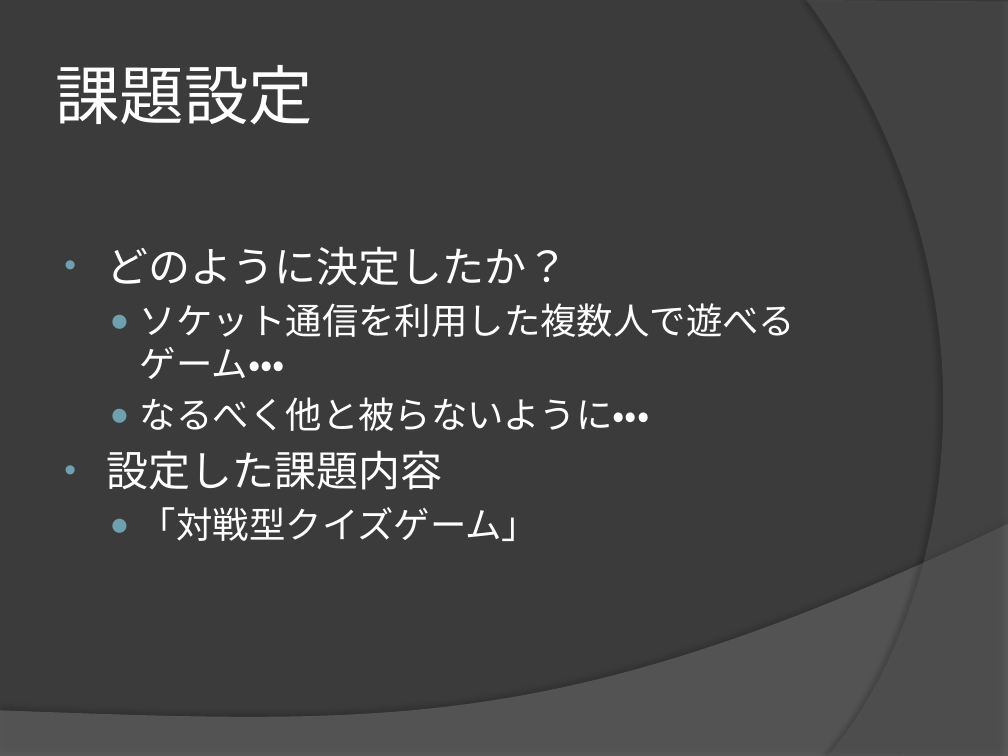
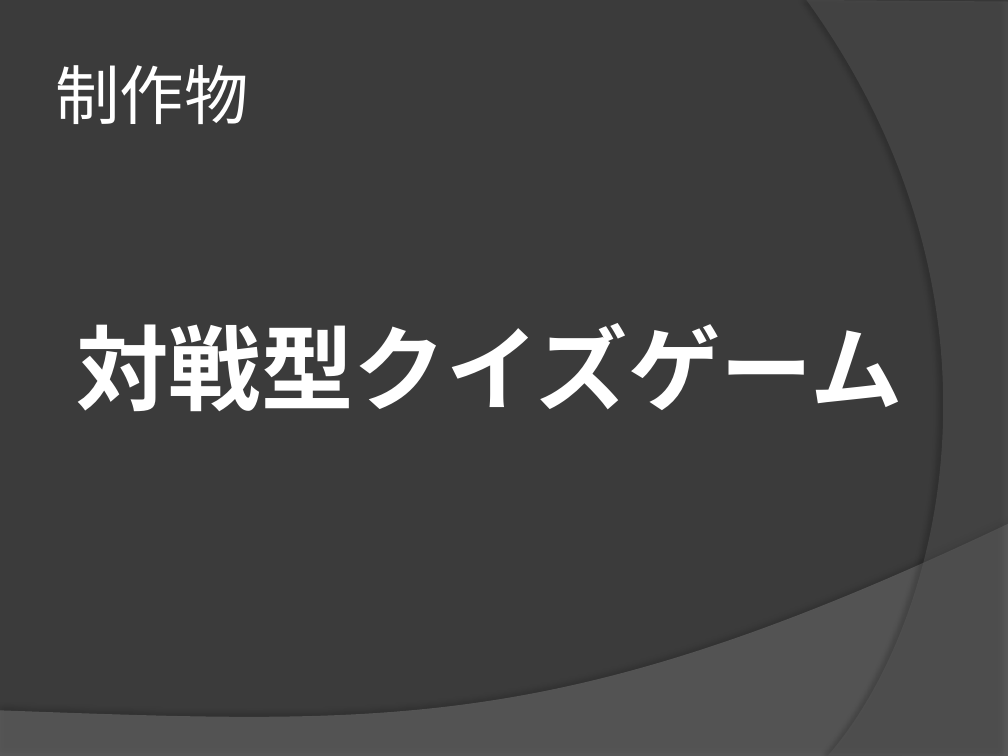
Before and after one commit to ymurota/SoftwareApp, a slide deck: slide 3 of SoftwarePP.pptx. Drawn at 1008x756 pixels with LibreOffice and Linux fonts; fonts in the diff are those of the drawing. Boxes give left, top, right and bottom in pixels: in the first picture for what was removed or moved away, otherwise in the second. Text is boxed around its words. In the diff, an @@ line names an element or a change of style, - is before the commit and + after.

```diff
--- a/SoftwarePP.pptx
+++ b/SoftwarePP.pptx
@@ title at [55, 65, 248, 124]: text changed @@
-課題設定
+制作物
@@ text at [77, 323, 903, 412]: text changed; size 26 to 66 pt; bold on @@
-• どのように決定したか？
-  ● ソケット通信を利用した複数人で遊べるゲーム・・・
-  ● なるべく他と被らないように・・・
-• 設定した課題内容
-  ● 「対戦型クイズゲーム」
+対戦型クイズゲーム
```
Also in this commit, not shown: 4 other slides changed, 2 slides added, 5 slides removed, 1 other file.
